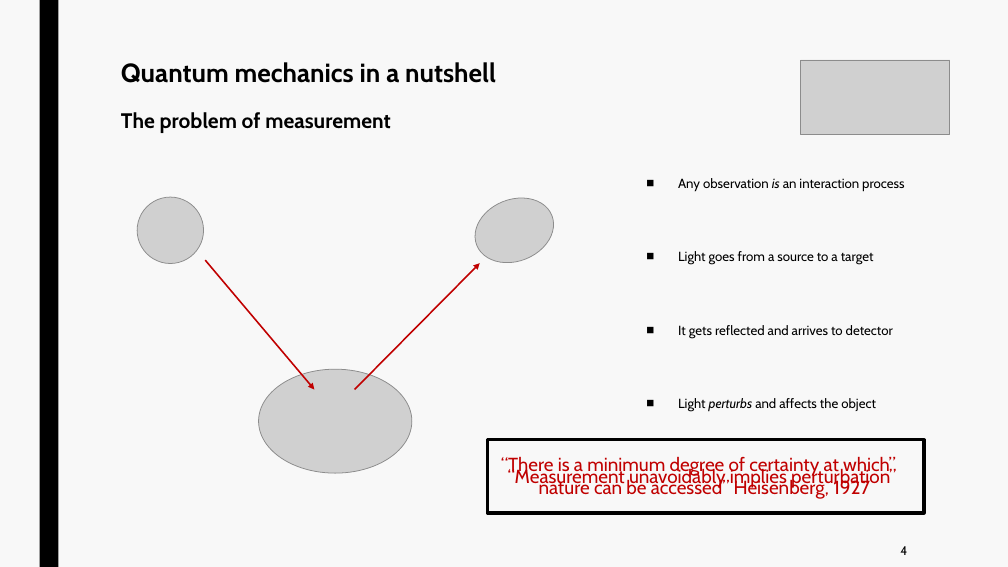
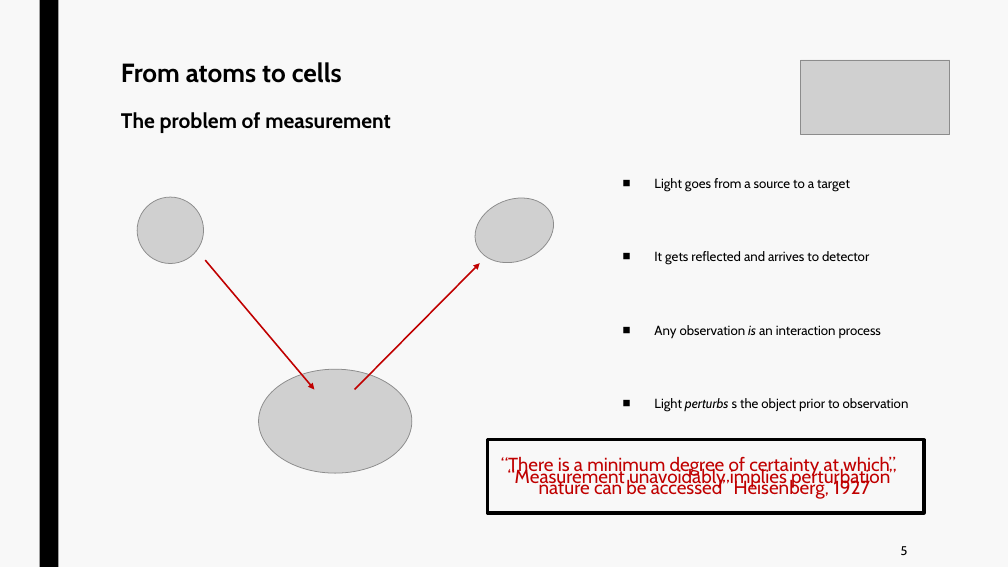
Before and after one commit to jurtasun/presentations, a slide deck: slide 6 of 202410_mrc_symposium/202410_mrc_symposium.ppt (slide 5 before the commit). Drawn at 1008x567 pixels with LibreOffice and Linux fonts; fonts in the diff are those of the drawing; grey boxes stand for pictures; background and template pictures are left out. Boxes give left, top, right and bottom in pixels: in the first picture for what was removed or moved away, otherwise in the second. Text is boxed around its words. In the diff, an @@ line names an element or a change of style, - is before the commit and + after.

```diff
--- a/202410_mrc_symposium/202410_mrc_symposium.ppt
+++ b/202410_mrc_symposium/202410_mrc_symposium.ppt
@@ title at box(121, 62, 391, 133): text changed; size 25 to 20 pt @@
-Quantum mechanics in a nutshell
-The problem of measurement
+From atoms to cells
+The problem of measurement
@@ text "Light goes from a source ...": place and size @@
-text "Light goes from a source ..." at box(678, 178, 904, 411)
+text "Light goes from a source ..." at box(654, 178, 909, 411)
@@ text at box(678, 178, 904, 192): paragraph removed @@
-■ Any observation is an interaction process
@@ text at box(654, 325, 909, 411): text changed @@
-■ Light perturbs and affects the object
+■ Any observation is an interaction process
+■ Light perturbs s the object prior to observation
@@ text at box(901, 546, 908, 555): text changed @@
-4
+5
```
Also in this commit, not shown: 3 other slides changed.
